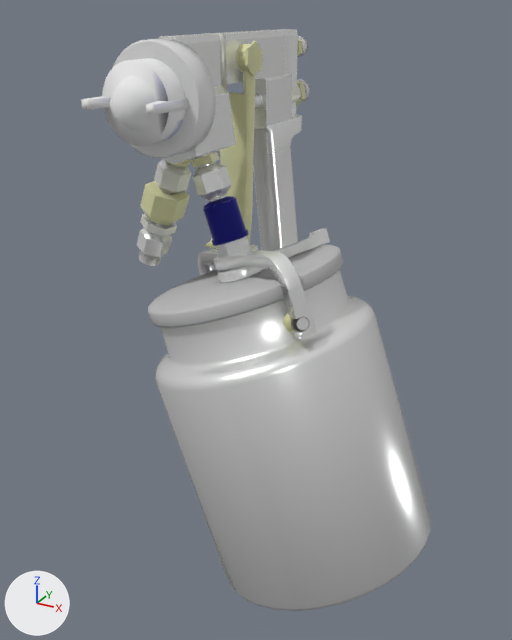
Renders of the Blender file PaintGun.blend from each side of a commit.
Both versions are drawn from a camera (50 mm lens) standing at (0.217, -0.43, 0.106) and looking at (0.028, -0.087, -0.065). The axes (+X, +Y, +Z) are drawn at lower left. The lights are the same throughout.

Objects in the first picture: 'PaintGun', 'PaintGun.002', 'PaintGunMag.001'.
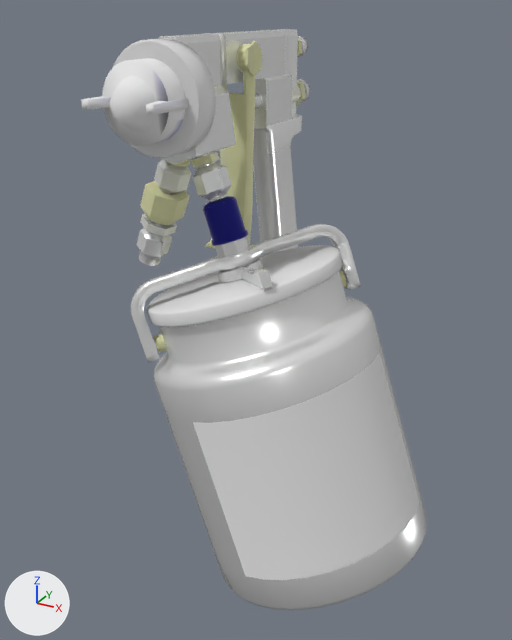
Edits to the scene script, one JSON object a line:
```json
{"block": "mat_emissive", "where": "n6 = _N.new('ShaderNodeMixShader'); n6.name = 'ShaderToggle'"}
{"op": "set", "path": "n6.inputs[0].default_value", "old": "1.0", "new": "0.0", "note": "'Factor'"}
{"block": "me_cylinder_000", "where": "# used by ob_paintgunmag_001; location = (0.0645, -0.1035, -0.1755)"}
{"op": "remove", "block": "me_cylinder_000", "code": "me_cylinder_000.from_pydata(...)  # 1273 vertices, 1360 faces; spans x -0.085..0.084, y -0.069..0.06, z -0.037..0.189"}
{"op": "add", "block": "me_cylinder_000", "code": "me_cylinder_000.from_pydata(...)  # 1323 vertices, 1390 faces; spans x -0.073..0.056, y -0.068..0.061, z -0.07..0.144"}
{"block": "me_cylinder_000", "change": "me_cylinder_000 part 1: the loose piece of 32 vertices spanning x 0.01..0.024, y -0.046..-0.033, z 0.137..0.146 is multiplied about its middle by the matrix ((0.766, -0.582, 0.272), (0.548, 0.813, 0.197), (-0.336, -0.001, 0.942)), then moved by (0.032, 0.034, -0.06)"}
{"block": "me_cylinder_000", "change": "me_cylinder_000 part 2: the loose piece of 32 vertices spanning x -0.074..-0.063, y 0.02..0.031, z 0.106..0.117 is multiplied about its middle by the matrix ((0.766, -0.582, 0.272), (0.548, 0.813, 0.197), (-0.336, -0.001, 0.942)), then moved by (0.006, -0.031, -0.03)"}
{"block": "me_cylinder_000", "change": "me_cylinder_000 part 3: the loose piece of 320 vertices spanning x -0.08..0.084, y -0.069..0.06, z -0.037..0.156 is rebuilt with 384 vertices and now spans x -0.073..0.056, y -0.068..0.061, z -0.07..0.094"}
{"block": "me_cylinder_000", "change": "me_cylinder_000 part 4: a new loose piece of 350 vertices spanning x -0.073..0.056, y -0.017..0.009, z 0.075..0.116, in mat_metal"}
{"block": "me_cylinder_000", "change": "me_cylinder_000 part 5: a new loose piece of 160 vertices spanning x -0.064..0.047, y -0.059..0.052, z 0.094..0.102, in mat_emissive (its picture is missing)"}
{"block": "me_cylinder_000", "change": "me_cylinder_000 part 6: a new loose piece of 109 vertices spanning x -0.021..0.004, y -0.017..0.053, z 0.103..0.111, in mat_metal"}
{"block": "me_cylinder_000", "change": "me_cylinder_000 part 7: a new loose piece of 32 vertices spanning x 0.043..0.048, y -0.01..0.0, z 0.076..0.086, in mat_metal"}
{"block": "me_cylinder_000", "change": "me_cylinder_000 part 8: the loose piece of 109 vertices spanning x -0.047..0.0, y -0.017..0.043, z 0.142..0.166 is deleted"}
{"block": "me_cylinder_000", "change": "me_cylinder_000 part 9: the loose piece of 32 vertices spanning x 0.015..0.024, y -0.046..-0.037, z 0.138..0.147 is deleted"}
{"block": "me_cylinder_000", "change": "me_cylinder_000 part 10: the loose piece of 32 vertices spanning x 0.009..0.02, y -0.043..-0.032, z 0.135..0.146 is deleted"}
{"block": "me_cylinder_000", "change": "me_cylinder_000 part 11: 524 vertices removed from x -0.085..0.028, y -0.06..0.051, z 0.102..0.173"}
{"op": "set", "path": "ob_paintgunmag_001.location", "old": "(0.0645, -0.1035, -0.1755)", "new": "(0.0605, -0.1164, -0.1277)"}
{"op": "set", "path": "ob_paintgunmag_001.rotation_euler", "old": "(0.0, 0.0, 0.0)", "new": "(0.239, 0.232, -2.328)", "note": "degrees (0, 0, 0) -> degrees (14, 13, -133)"}
```

Boxes (x1, y1, x2, y2) around the edits, measured in the pictures (512 x 640 px; the box of a moved part takes in the faces that stretch with it):
```json
{"object": "PaintGunMag.001", "change": "reshaped, moved, turned", "before": [148, 198, 431, 611], "after": [130, 198, 427, 610]}
{"part": 1, "of": "me_cylinder_000", "change": "moved or reshaped", "before": [297, 317, 309, 331], "after": [153, 339, 158, 350]}
{"part": 2, "of": "me_cylinder_000", "change": "moved or reshaped", "after": [339, 270, 347, 287], "on screen": "not visible before"}
{"part": 3, "of": "me_cylinder_000", "change": "rebuilt", "before": [155, 270, 431, 611], "after": [154, 271, 427, 610]}
{"part": 4, "of": "me_cylinder_000", "change": "added", "after": [130, 224, 361, 362]}
{"part": 5, "of": "me_cylinder_000", "change": "added", "after": [147, 245, 343, 327]}
{"part": 6, "of": "me_cylinder_000", "change": "added", "after": [216, 258, 273, 289]}
{"part": 7, "of": "me_cylinder_000", "change": "added", "after": [153, 333, 166, 353]}
{"part": 8, "of": "me_cylinder_000", "change": "deleted", "before": [217, 228, 330, 283]}
{"part": 9, "of": "me_cylinder_000", "change": "deleted", "before": [291, 317, 306, 332]}
{"part": 10, "of": "me_cylinder_000", "change": "deleted", "before": [283, 313, 296, 332]}
{"part": 11, "of": "me_cylinder_000", "change": "deleted", "before": [148, 244, 344, 339]}
```
